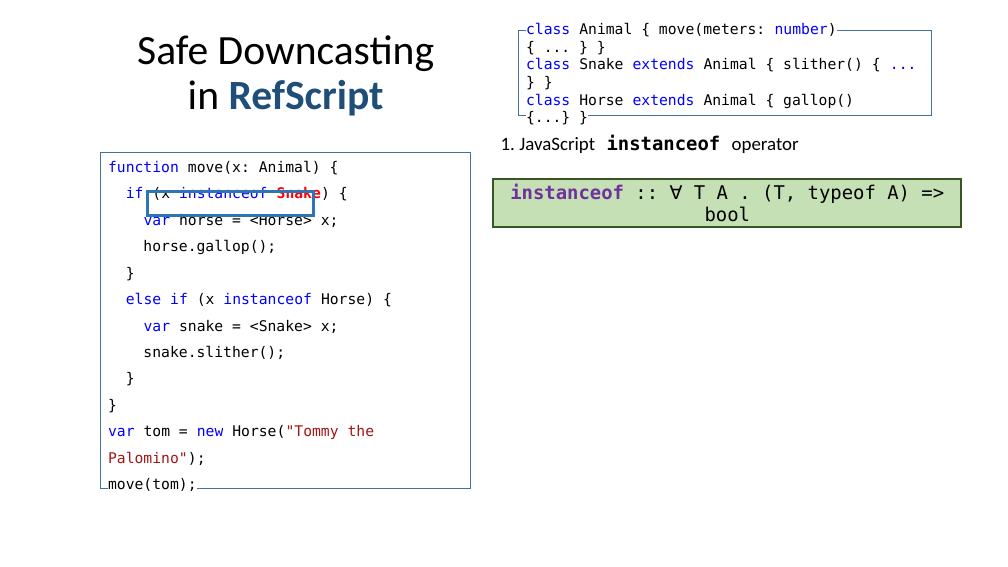
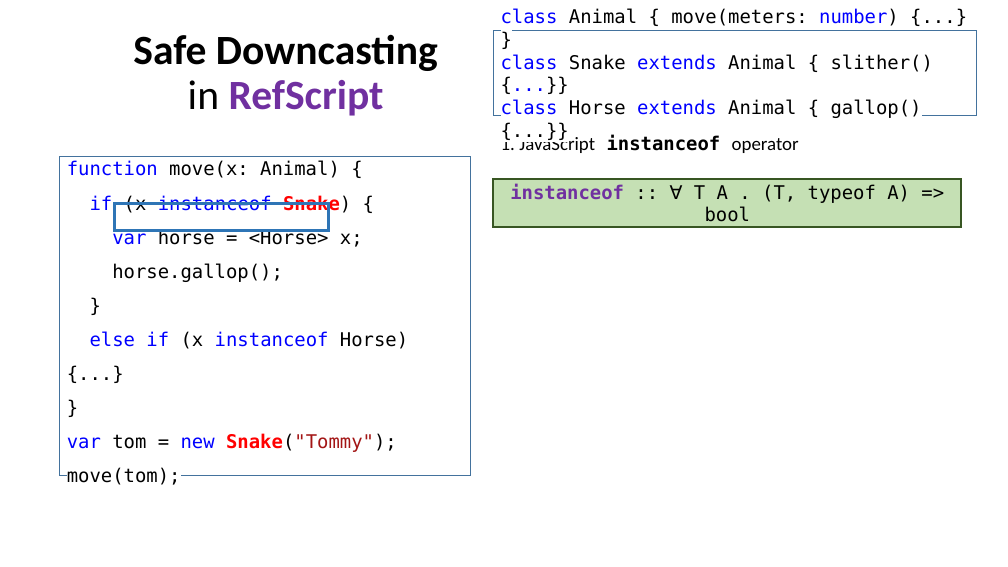
Before and after one commit to UCSD-PL/refscript, a slide deck: slide 8 of doc/talk/RefScript.pptx (slide 4 before the commit). Drawn at 1008x567 pixels with LibreOffice and Linux fonts; fonts in the diff are those of the drawing. Boxes give left, top, right and bottom in pixels: in the first picture for what was removed or moved away, otherwise in the second. Text is boxed around its words. In the diff, an @@ line names an element or a change of style, - is before the commit and + after.

```diff
--- a/doc/talk/RefScript.pptx
+++ b/doc/talk/RefScript.pptx
@@ title "Safe Downcasting in RefScript" at [133, 34, 438, 116]: text colour #1F4E79 to #7030A0 in "RefScript"; bold on in "Safe Downcasting" @@
@@ rectangle "class Animal { move(meters: number) ...": place and size @@
-rectangle "class Animal { move(meters: number) ..." at [519, 31, 932, 116]
+rectangle "class Animal { move(meters: number) ..." at [493, 31, 976, 116]
@@ text in rectangle at [501, 8, 933, 118]: text changed; size 14 to 18 pt @@
-class Animal { move(meters: number) { ... } }
-class Snake extends Animal { slither() { ... } }
-class Horse extends Animal { gallop() {...} }
+class Animal { move(meters: number) {...} }
+class Snake extends Animal { slither() {...}}
+class Horse extends Animal { gallop() {...}}
@@ rectangle "function move(x: Animal) {": place and size @@
-rectangle "function move(x: Animal) {" at [101, 153, 471, 489]
+rectangle "function move(x: Animal) {" at [60, 157, 471, 475]
@@ text in rectangle at [67, 160, 363, 485]: size 14 to 18 pt in "function move(x: Animal) {", "if (x instanceof Snake) {", "var horse = <Horse> x;", "horse.gallop();" and 3 more places @@
@@ rectangle: place and size @@
-rectangle at [147, 191, 314, 216]
+rectangle at [115, 203, 329, 230]
@@ text in rectangle at [90, 331, 408, 349]: text changed; size 14 to 18 pt; text colour #000000 to #0000FF @@
-else if (x instanceof Horse) {
-var snake = <Snake> x;
-snake.slither();
+else if (x instanceof Horse) {...}
@@ text in rectangle at [67, 433, 397, 452]: text changed; size 14 to 18 pt; text colour #A31515 to #000000 @@
-}
-var tom = new Horse("Tommy the Palomino");
+var tom = new Snake("Tommy");
```
Also in this commit, not shown: 11 other slides changed, 29 slides added.
